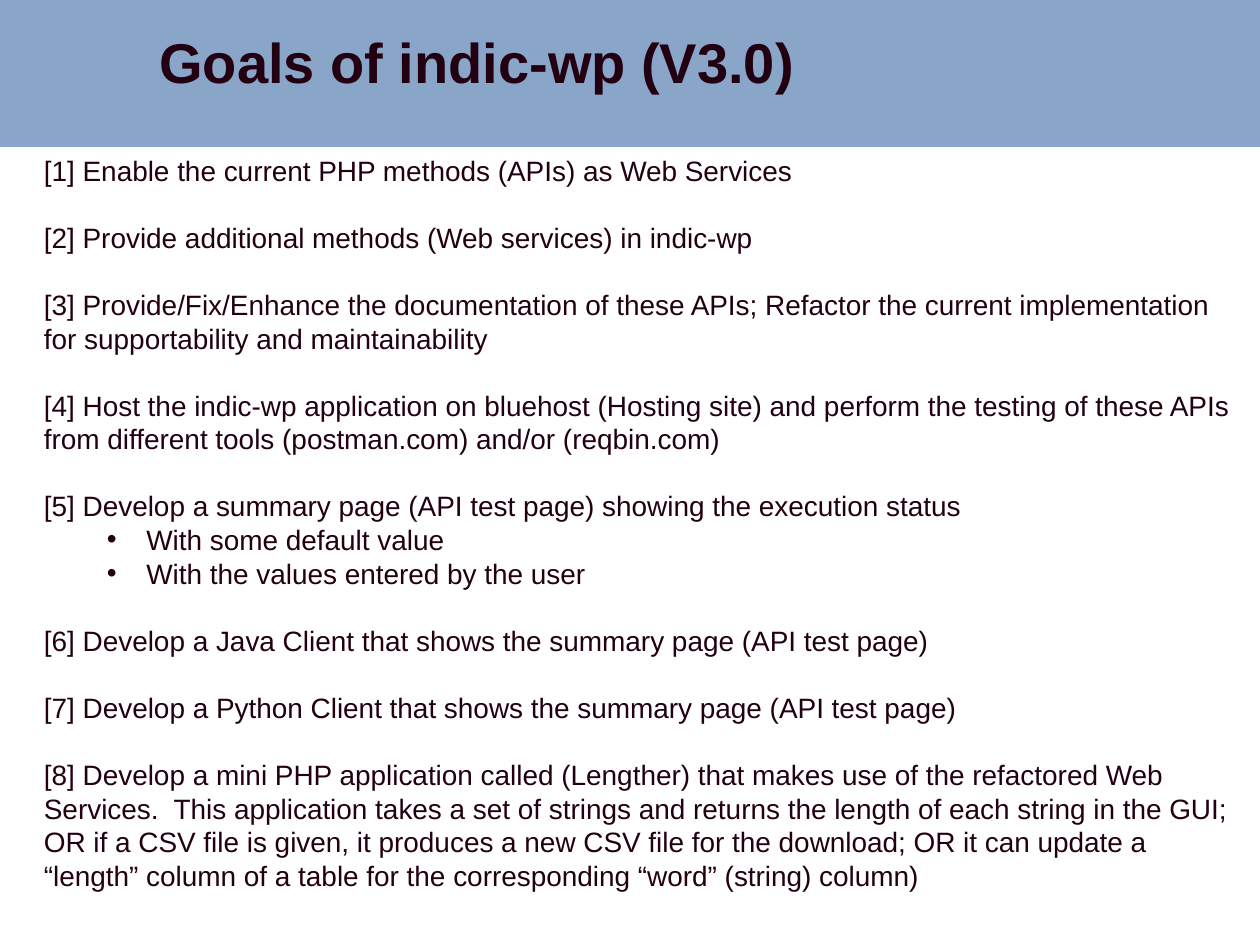
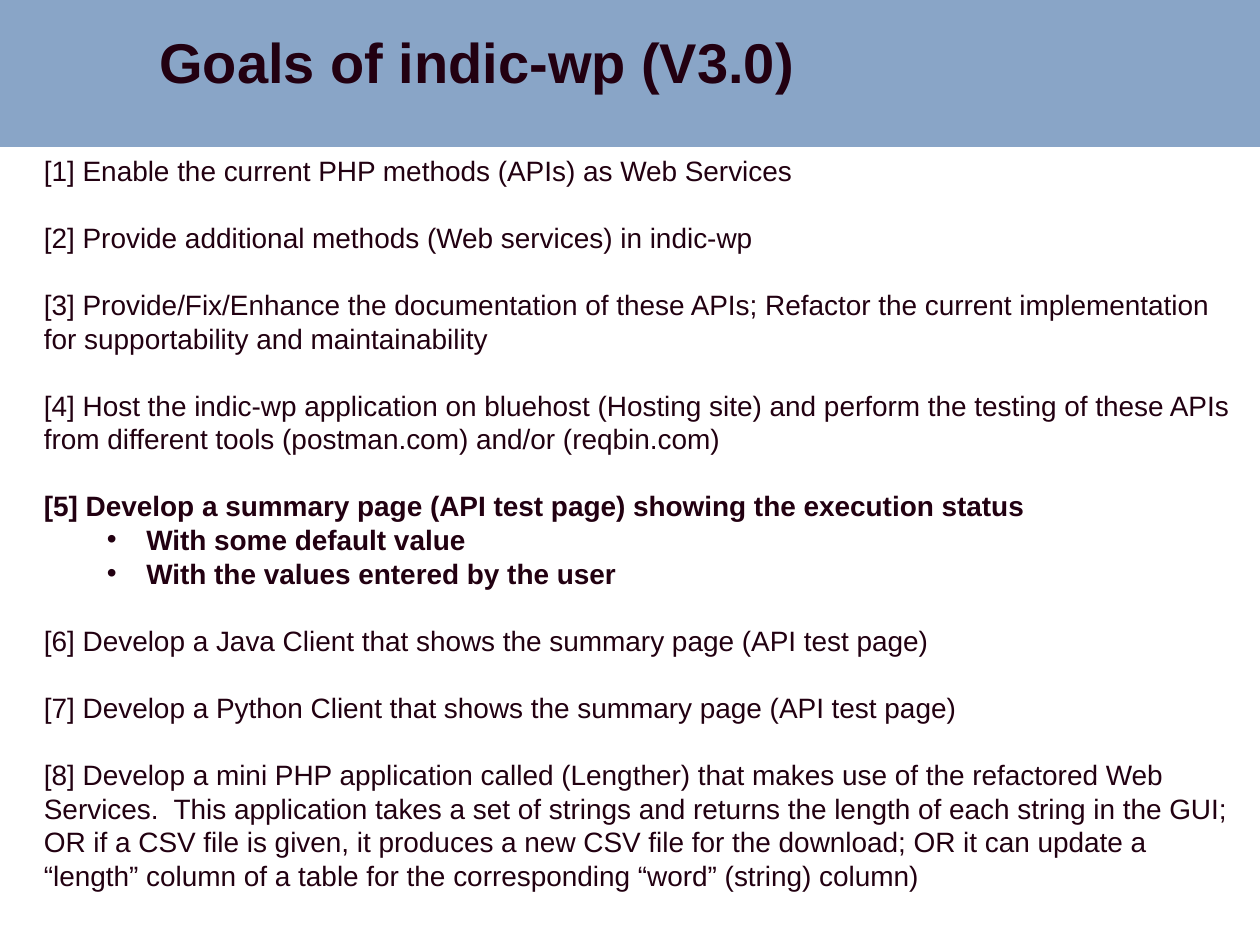
Before and after one commit to sjasthi/indic-wp, a slide deck: slide 5 of docs/indic-wp_enhancements.pptx. Drawn at 1260x945 pixels with LibreOffice and Linux fonts; fonts in the diff are those of the drawing; background and template pictures are left out. Boxes give left, top, right and bottom in pixels: in the first picture for what was removed or moved away, otherwise in the second. Text is boxed around its words. In the diff, an @@ line names an element or a change of style, - is before the commit and + after.

Commit message:
added the test data for the web services list

```diff
--- a/docs/indic-wp_enhancements.pptx
+++ b/docs/indic-wp_enhancements.pptx
@@ text at box(44, 495, 1024, 589): bold on in "[5] Develop a summary page (API test ...", "With some default value", "With the values entered by the user" @@
```
Also in this commit, not shown: 1 slide added, 1 other file.
